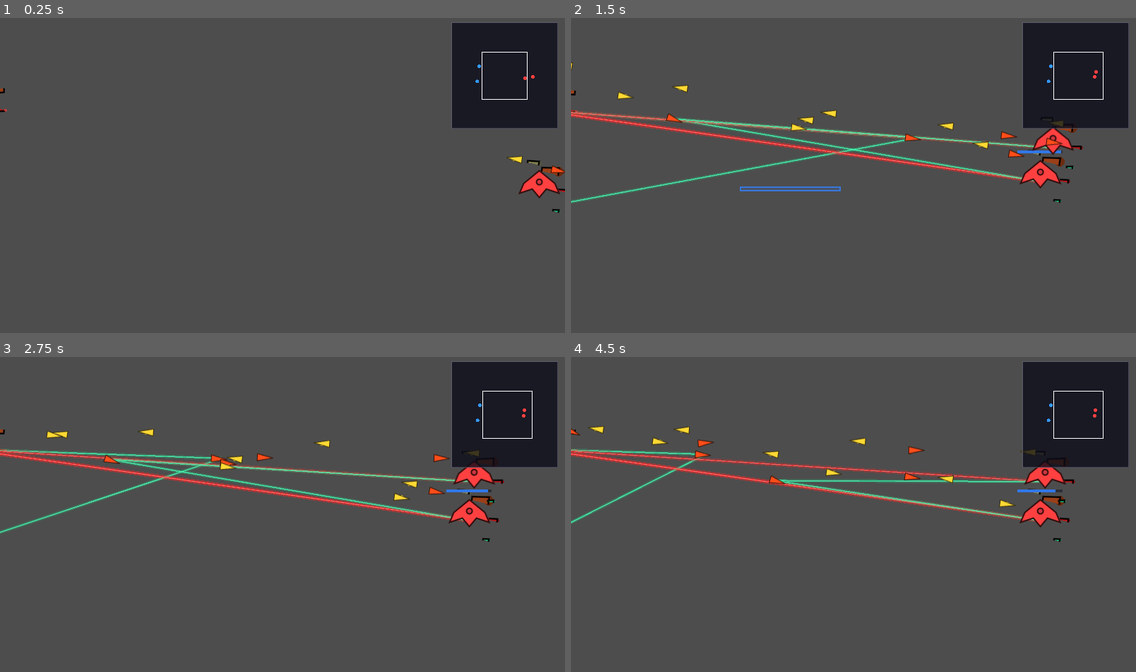
Above: before the commit, frames 1-4 (two rows, left to right).
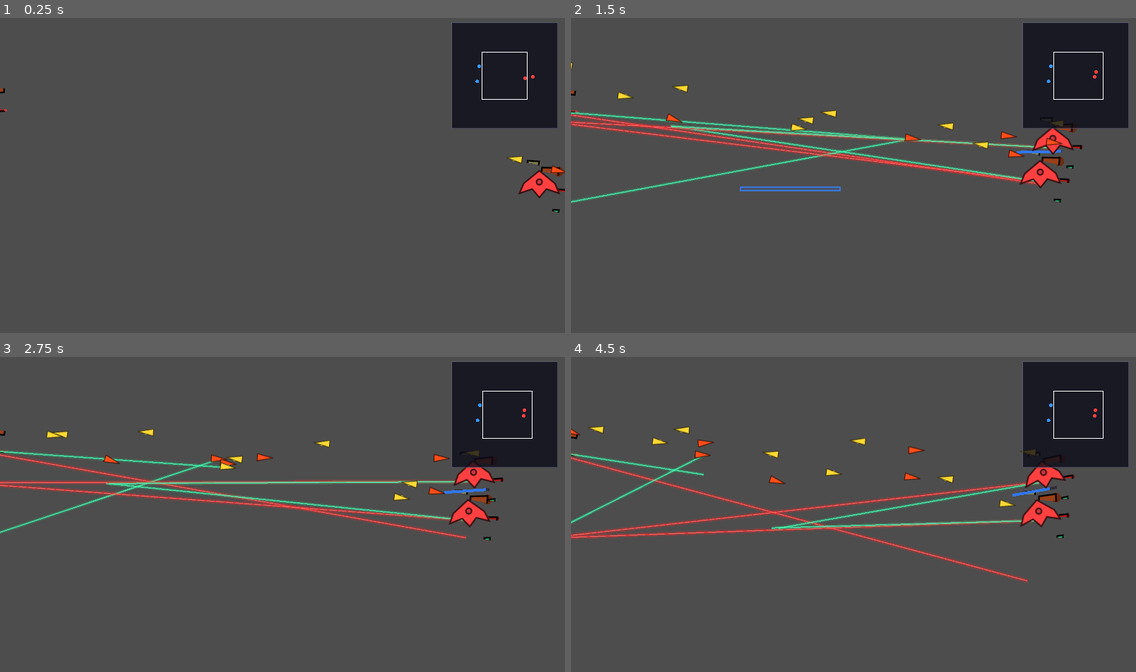
Above: after the commit, the same moments.

Repository: ZhanXuzhao/SpaceRTS
Game: Godot game, scene res://scenes/main.tscn
The game is run twice, just before and just after one commit, with the same random seed, the same clock (stepped at 60 frames per second) and the same inputs.
Inputs (mouse positions are in pixels of both pictures, inside the frame that each line leads up to):
- Up to frame 1 (0.25 s): no input
- Up to frame 2 (1.5 s): tap Enter at 0.5 s; move the mouse to (977, 159) at 0.52 s; hold W 0.53-1.25 s; tap R at 0.6 s; click (977, 159) at 0.67 s; drag from (740, 191) to (1039, 181) at 1.27 s
- Up to frame 3 (2.75 s): move the mouse to (339, 445) at 2.02 s; hold W from 2.03 s (still down); hold Shift from 2.03 s (still down)
- Up to frame 4 (4.5 s): release W at 2.75 s; release Shift at 2.75 s; drag from (825, 577) to (1045, 483) at 2.77 s; move the mouse to (1023, 561) at 3.52 s; hold A 3.53-4.25 s; tap Q at 3.6 s; drag from (684, 467) to (943, 511) at 4.27 s

The runs differ from the first frame. In frame 1, less than 0.1% of the frame differs, in the area x 98-99%, y 61-62%; in frame 2, 4.4%; in frame 3, 6.2%; in frame 4, 7.0%, in the area x 0-90%, y 23-72%.

Commit message:
fix: 飞船根据目标/移动方向平滑旋转

Diff:
--- a/scripts/unit.gd
+++ b/scripts/unit.gd
@@ -141,6 +141,25 @@
 		for i in range(slot_count):
 			if _slot_weapons[i] != null:
 				_slot_angles[i] = _rotate_toward(_slot_angles[i], 0.0, 90.0 * delta)
+
+	# ---- 飞船朝向 ----
+	var facing_target: Vector2
+	if is_instance_valid(_current_target):
+		facing_target = _current_target.global_position
+	elif _is_moving:
+		facing_target = _target_position
+	else:
+		facing_target = Vector2.ZERO
+
+	if facing_target != Vector2.ZERO:
+		var target_angle = (facing_target - global_position).angle()
+		var angle_diff = fmod(target_angle - _facing_angle + PI, TAU) - PI
+		var ang_accel = clamp(angle_diff * 4.0, -deg_to_rad(angular_acceleration * delta), deg_to_rad(angular_acceleration * delta))
+		_angular_vel += ang_accel * delta
+		_angular_vel = clamp(_angular_vel, -deg_to_rad(max_angular_speed), deg_to_rad(max_angular_speed))
+		_facing_angle += _angular_vel * delta
+		_facing_angle = fmod(_facing_angle, TAU)
+		rotation = _facing_angle
 
 	# ---- 战斗 / 追击 ----
 	var max_range = _get_max_range()
@@ -330,7 +349,6 @@
 	if velocity.length() > speed:
 		velocity = velocity.normalized() * speed
 
-	rotation = _facing_angle
 	global_position += velocity * delta
 
 
